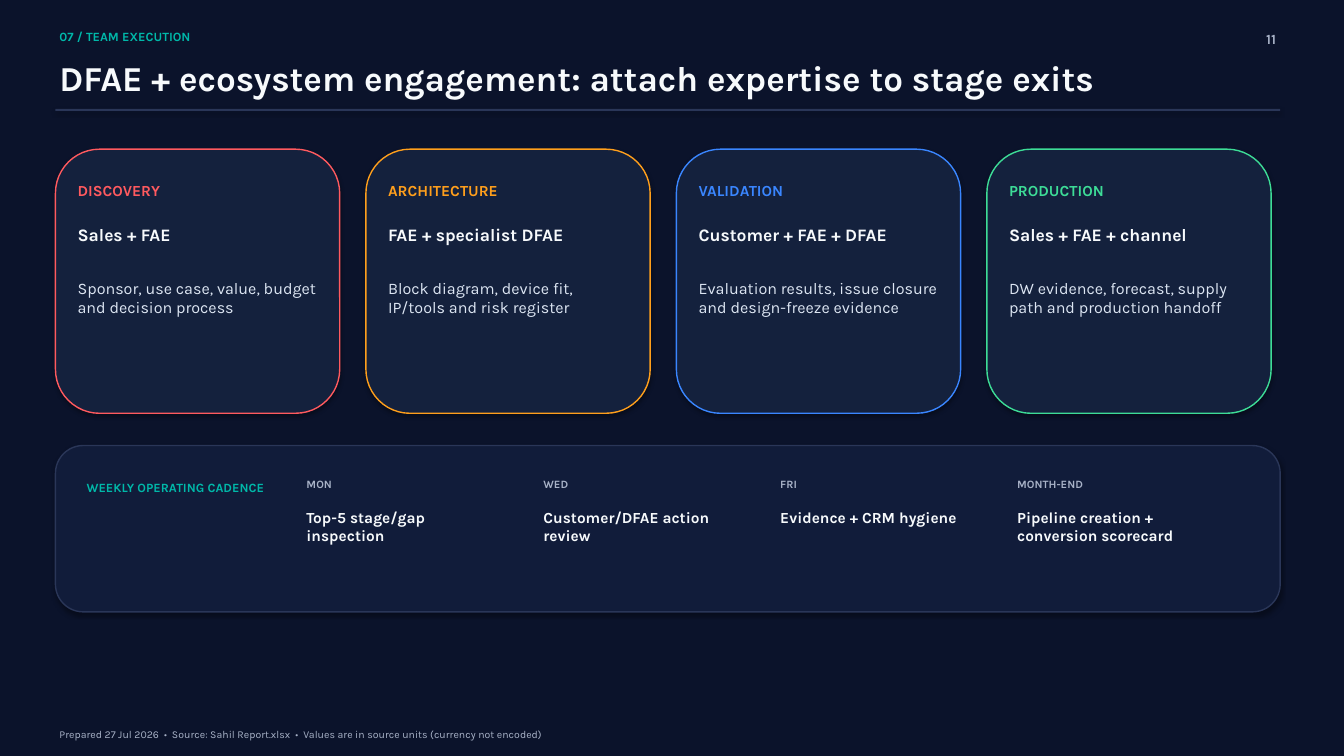
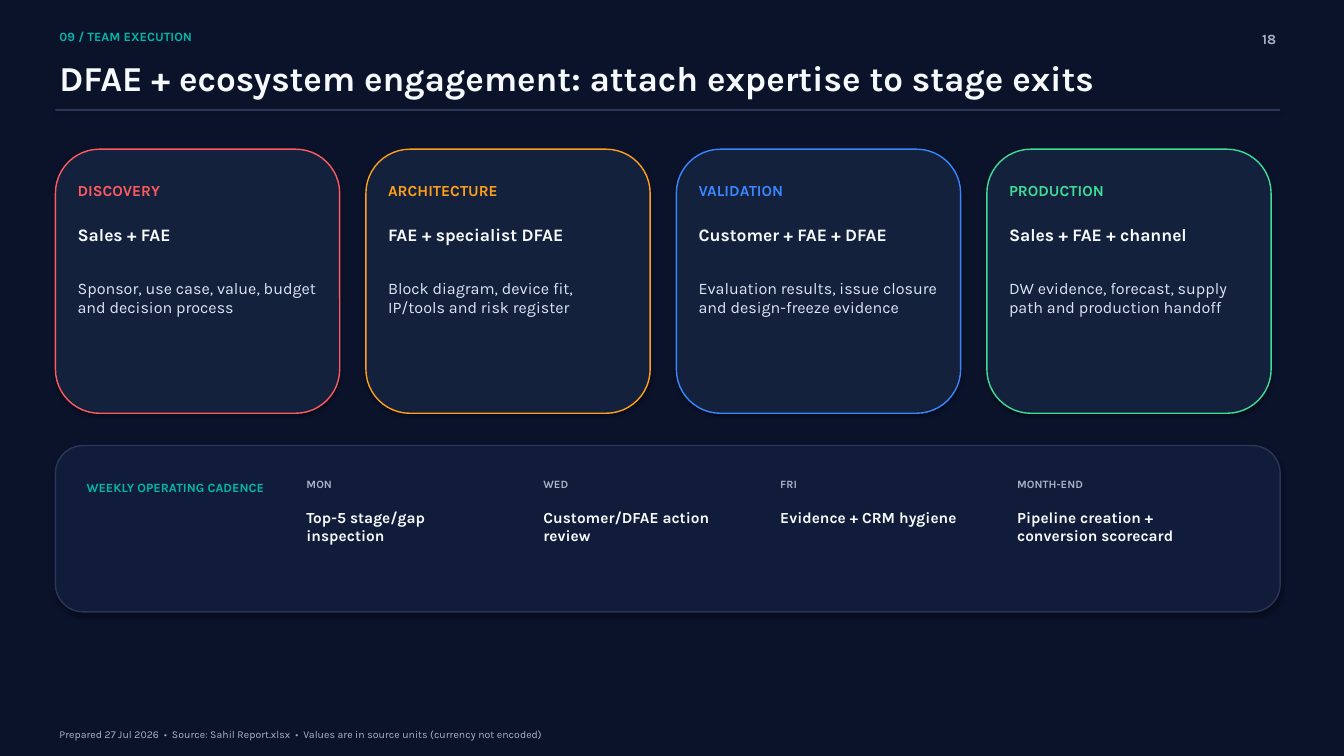
Before and after one commit to sahilpat28/Cursor_Sahil, a slide deck: slide 18 of qbr/output/Sahil_QBR_2026-07-29.pptx (slide 11 before the commit). Drawn at 1344x756 pixels with LibreOffice and Linux fonts; fonts in the diff are those of the drawing. Boxes give left, top, right and bottom in pixels: in the first picture for what was removed or moved away, otherwise in the second. Text is boxed around its words. In the diff, an @@ line names an element or a change of style, - is before the commit and + after.

```diff
--- a/qbr/output/Sahil_QBR_2026-07-29.pptx
+++ b/qbr/output/Sahil_QBR_2026-07-29.pptx
@@ text at [59, 32, 192, 41]: text changed @@
-07 / TEAM EXECUTION
+09 / TEAM EXECUTION
@@ text at [1262, 35, 1276, 44]: text changed @@
-11
+18
```
Also in this commit, not shown: 2 other slides changed, 9 slides added, 3 other files.
